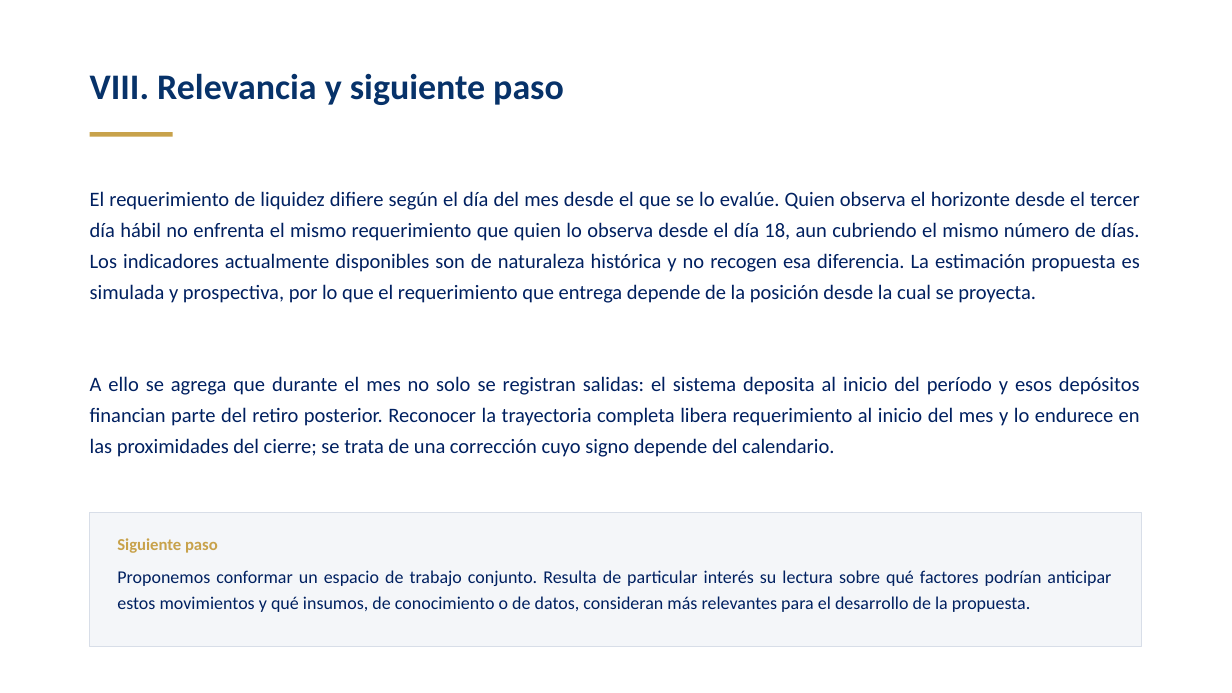
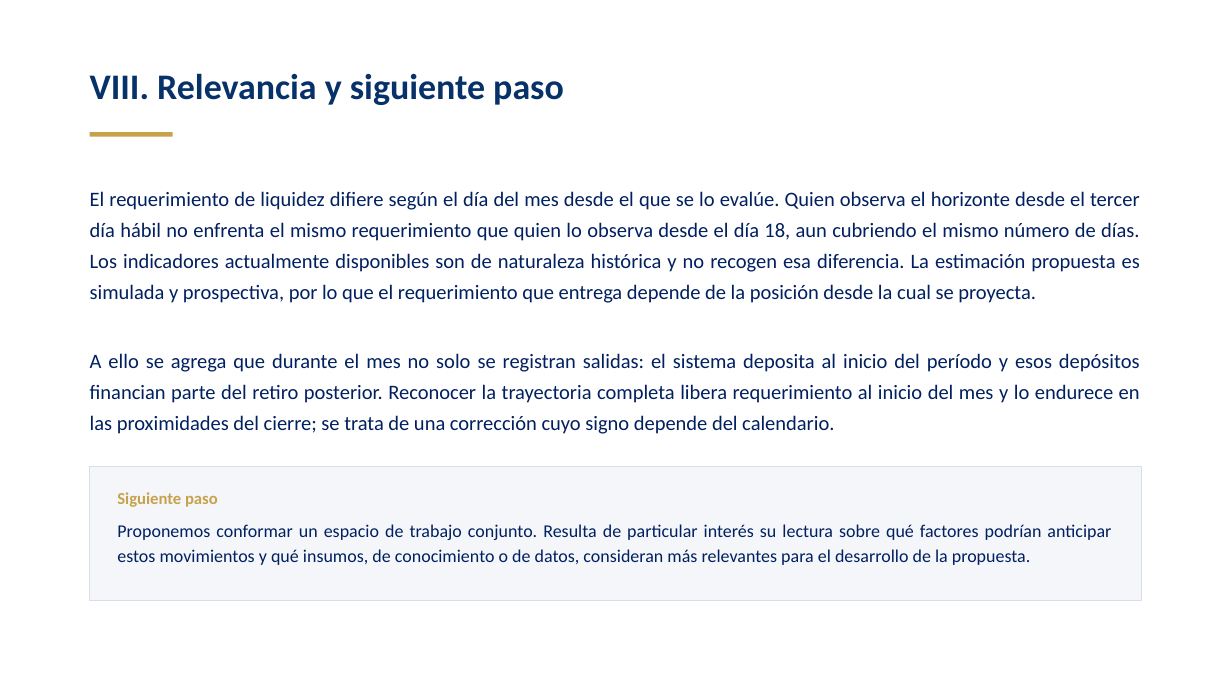
Before and after one commit to Diego2141/Sistema-Inteligente, a slide deck: slide 11 of Requerimientos_de_Liquidez.pptx (slide 9 before the commit). Drawn at 1232x693 pixels with LibreOffice and Linux fonts; fonts in the diff are those of the drawing. Boxes give left, top, right and bottom in pixels: in the first picture for what was removed or moved away, otherwise in the second. Text is boxed around its words. In the diff, an @@ line names an element or a change of style, - is before the commit and + after.

```diff
--- a/Requerimientos_de_Liquidez.pptx
+++ b/Requerimientos_de_Liquidez.pptx
@@ text "A ello se agrega que ...": place and size @@
-text "A ello se agrega que ..." at [90,376,1140,457]
+text "A ello se agrega que ..." at [90,353,1140,434]
@@ 2 texts, 1 rectangle: place and size @@
-2 texts, 1 rectangle at [90,513,1141,647]
+2 texts, 1 rectangle at [90,467,1141,601]
```
Also in this commit, not shown: 6 other slides changed, 3 slides added.
